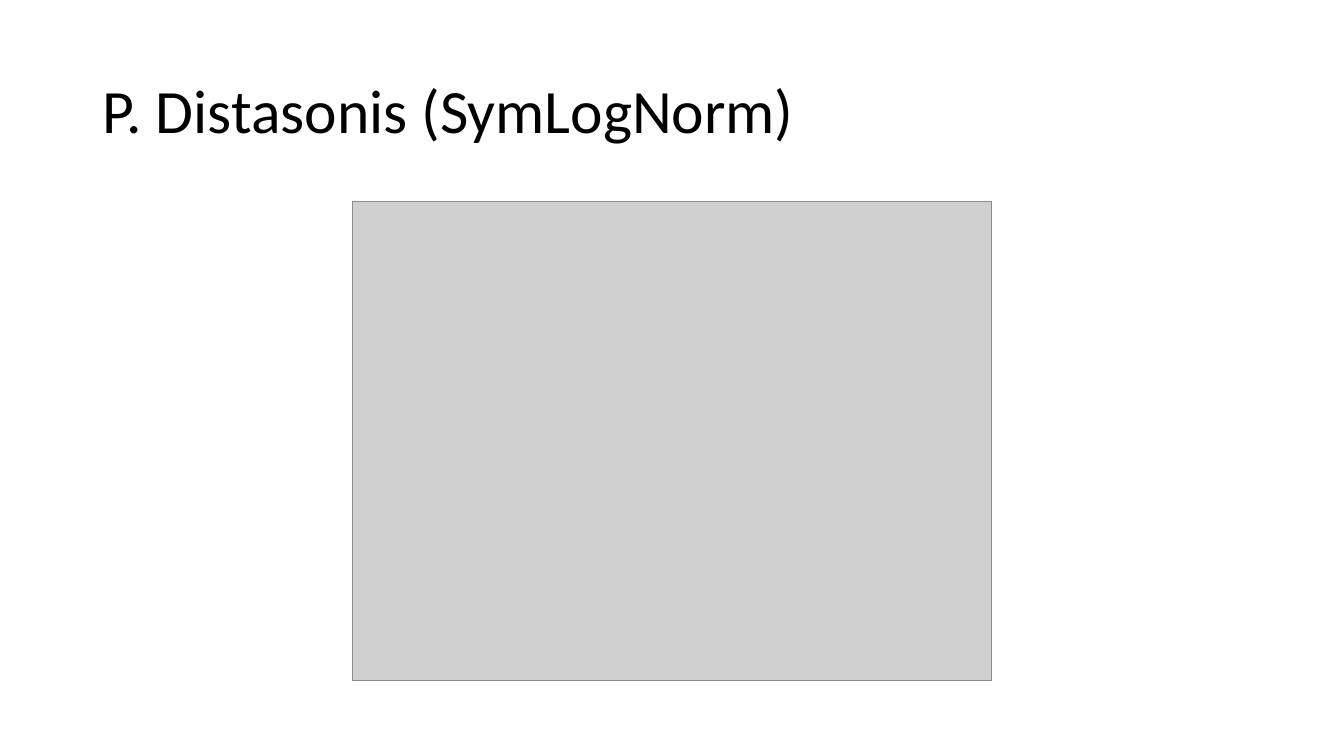
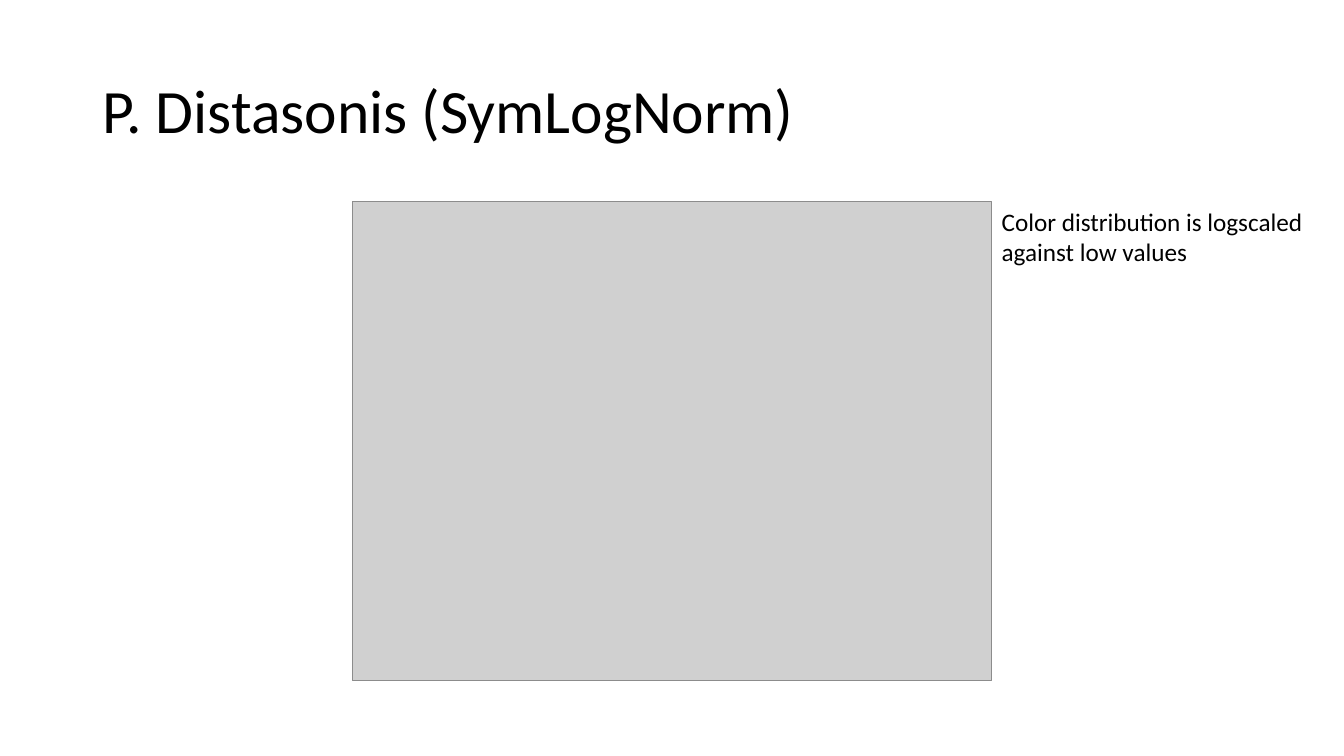
Before and after one commit to jon-mah/demo_for_ccgb, a slide deck: slide 8 of Summary/20220901_microbiome_demographic_slides.pptx (slide 3 before the commit). Drawn at 1344x756 pixels with LibreOffice and Linux fonts; fonts in the diff are those of the drawing; grey boxes stand for pictures. Boxes give left, top, right and bottom in pixels: in the first picture for what was removed or moved away, otherwise in the second. Text is boxed around its words. In the diff, an @@ line names an element or a change of style, - is before the commit and + after.

```diff
--- a/Summary/20220901_microbiome_demographic_slides.pptx
+++ b/Summary/20220901_microbiome_demographic_slides.pptx
@@ text added at [1002, 213, 1302, 266], 18 pt, text #000000 @@
+Color distribution is logscaled
+against low values
```
Also in this commit, not shown: 3 other slides changed, 4 slides added, 1 other file.
